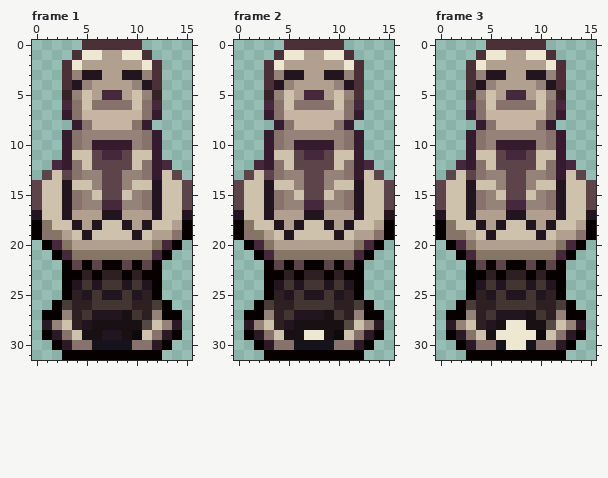
Edited in one commit: pixel-art file (Assets/GAME/Arte/Tilesets/Tiles/alfombra/puzzle activacion/boton_activable_rojo.aseprite). The picture above is the old version.
16x32 pixels, 13 frames. Colours within 5 levels of each other are drawn and written as one. Shown: frame 1, frame 2, frame 3. The commit also changed other frames, which this record leaves out.
New version:
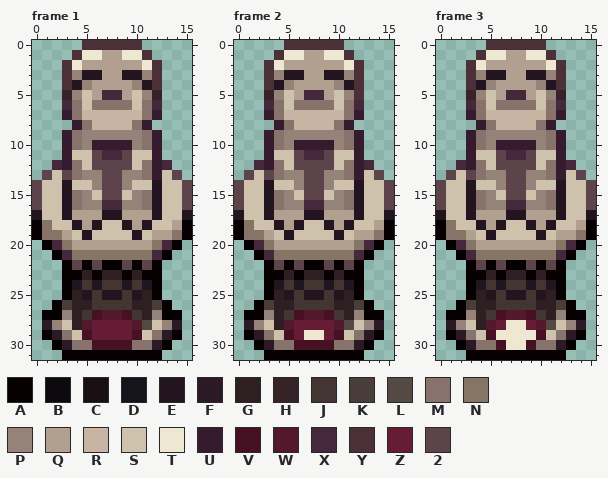
Palette (. is transparent): A #060100  B #0d0a0d  C #181013  D #15141c  E #23151f  F #2c1926  G #2e2022  H #352328  J #423532  K #483d38  L #554a43  M #88726c  N #847564  P #958278  Q #b19f90  R #c7b4a2  S #cfc2ad  T #eee7d1  U #351b2d  V #461223  W #54182c  X #45283c  Y #4b3038  Z #651c34  2 #5d434a
Diff:
--- frame 1
@@ x 3..12 @@
 26 KGGJJJJGGK
-27 PGJEEECJGP
-28 SGECCCCCLS
-29 MSCCEECBSM
-30 FMMDDDDMMF
+27 PGJVWWVJGP
+28 SGWZZZZWLS
+29 MSVZZZZVSM
+30 FMMVVVVMMF
 31 AAAAAAAAAA
--- frame 2
@@ x 3..12 @@
 26 KGGJJJJGGK
-27 PGJEEECJGP
-28 SGECCCCCLS
-29 MSCCTTCBSM
-30 FMMDDDDMMF
+27 PGJVWWVJGP
+28 SGWZZZZWLS
+29 MSVZTTZVSM
+30 FMMVVVVMMF
 31 AAAAAAAAAA
--- frame 3
@@ x 3..12 @@
 26 KGGJJJJGGK
-27 PGJEEECJGP
-28 SGECTTCCLS
-29 MSCTTTTBSM
-30 FMMDTTDMMF
+27 PGJVWWVJGP
+28 SGWZTTZWLS
+29 MSVTTTTVSM
+30 FMMVTTVMMF
 31 AAAAAAAAAA
